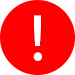
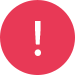
Layer changes from the first (75, 75) image to the second:
painted on "!" over [left=33, top=15, right=42, bottom=61]
